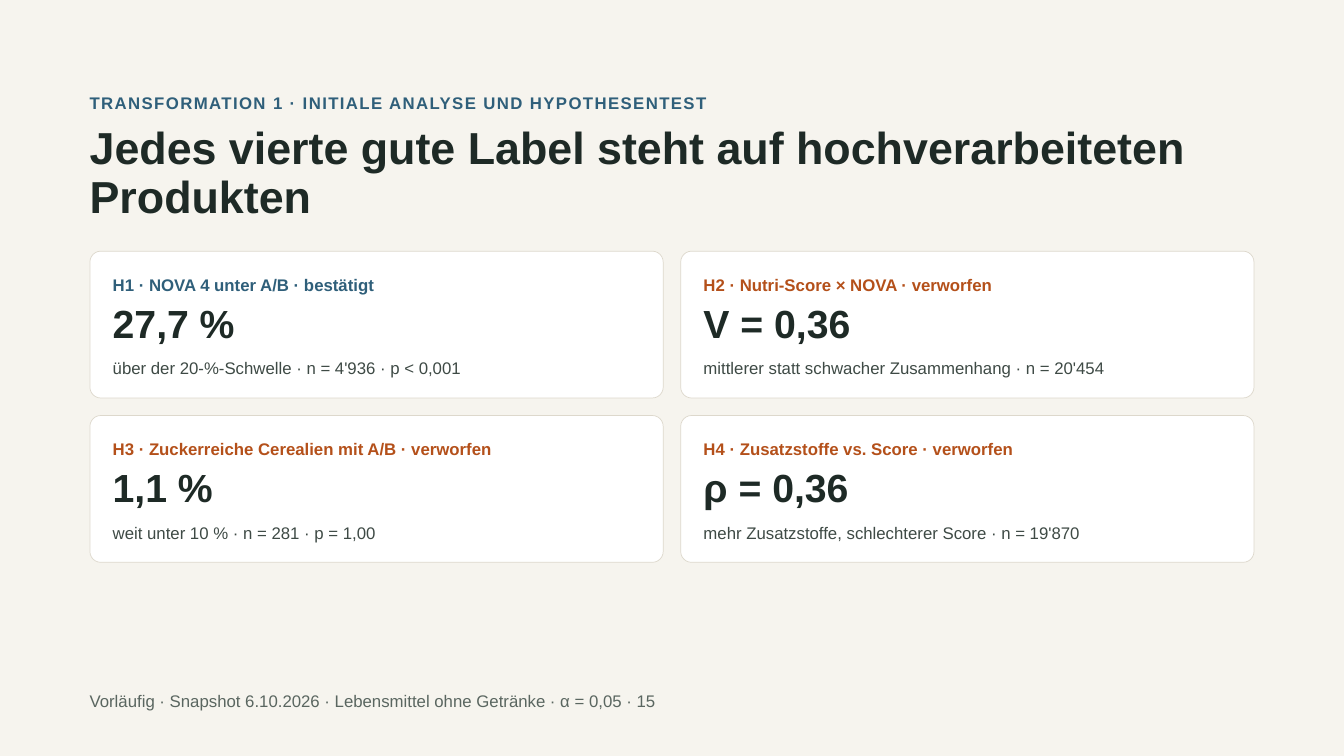
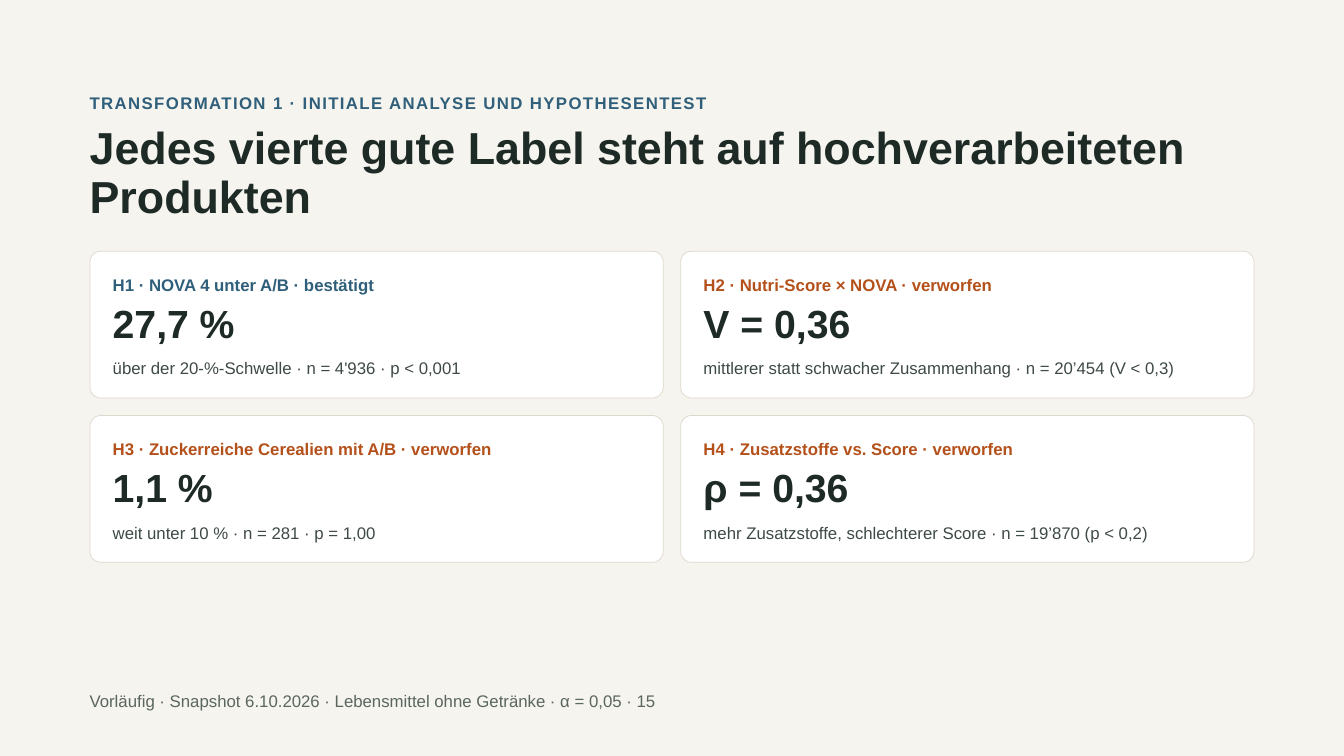
Before and after one commit to Andrea1700/nutriscore-projekt, a slide deck: slide 15 of praesentation/nutri_score_teil1.pptx. Drawn at 1344x756 pixels with LibreOffice and Linux fonts; fonts in the diff are those of the drawing. Boxes give left, top, right and bottom in pixels: in the first picture for what was removed or moved away, otherwise in the second. Text is boxed around its words. In the diff, an @@ line names an element or a change of style, - is before the commit and + after.

```diff
--- a/praesentation/nutri_score_teil1.pptx
+++ b/praesentation/nutri_score_teil1.pptx
@@ text at <box>703,362,1174,378</box>: text changed @@
-mittlerer statt schwacher Zusammenhang · n = 20'454
+mittlerer statt schwacher Zusammenhang · n = 20’454 (V < 0,3)
@@ text at <box>703,527,1148,543</box>: text changed @@
-mehr Zusatzstoffe, schlechterer Score · n = 19'870
+mehr Zusatzstoffe, schlechterer Score · n = 19’870 (p < 0,2)
```
Also in this commit, not shown: 4 other slides changed, 1 other file.
